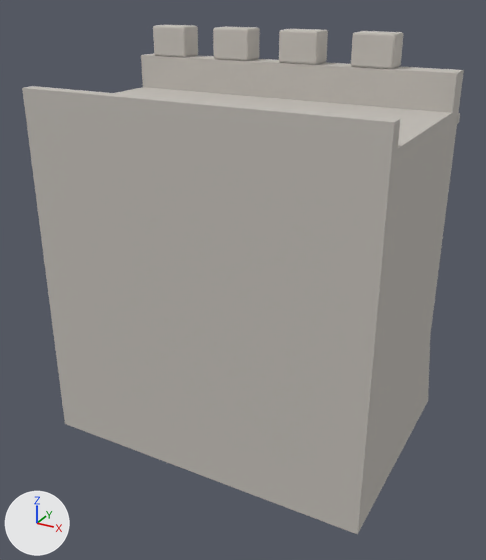
One commit to the glTF model assets/models/castle/wall_segment.glb: the scene before it, then after it.
Before and after are seen from a 50 mm lens placed at (8.85, -16.18, 13.09), pointed at (-0.05, 0.0, 5.0). The lights are fixed; the arrows at lower left show +X, +Y and +Z. The older version comes first. Vertices at exactly the same position are counted once.

The scene before the commit, as lines of its bpy script (objects in view):
```python
me_wallbody = bpy.data.meshes.new('WallBody')
me_wallbody.from_pydata(...)  # 802 vertices, 1544 faces; spans x -5.0..5.0, y -3.0..4.0, z 0.0..11.9
me_wallbody.materials.append(mat_stone)  # light grey #c4bfb8
ob_wall_segment = bpy.data.objects.new('wall_segment', me_wallbody)
ob_wall_segment.location = (0.0, 0.0, 0.0)
```
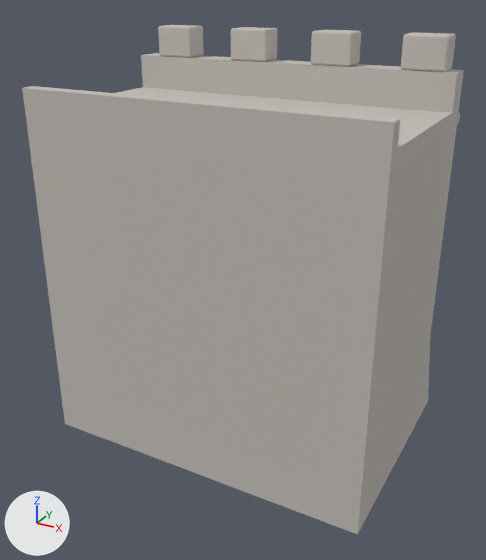
Diff of the bpy script that builds the scene:
```diff
--- a/assets/models/castle/wall_segment.glb.py
+++ b/assets/models/castle/wall_segment.glb.py
@@ me_wallbody @@
 me_wallbody.from_pydata(...)  # 802 vertices, 1544 faces; spans x -5.0..5.0, y -3.0..4.0, z 0.0..11.9
 # used by ob_wall_segment; location = (0.0, 0.0, 0.0)
+# me_wallbody part 1: the loose piece of 56 vertices spanning x -4.5..-3.3, y 2.19..3.01, z 11.0..11.9 is moved by (0.2, 0.0, 0.0)
+# me_wallbody part 2: the loose piece of 56 vertices spanning x -2.3..-1.1, y 2.2..3.0, z 11.0..11.9 is moved by (0.6, 0.0, 0.0)
+# me_wallbody part 3: the loose piece of 56 vertices spanning x -0.1..1.1, y 2.2..3.0, z 11.0..11.9 is moved by (1.0, 0.0, 0.0)
+# me_wallbody part 4: the loose piece of 56 vertices spanning x 2.1..3.3, y 2.2..3.0, z 11.0..11.9 is moved by (1.4, 0.0, 0.0)
 me_wallbody.materials.append(mat_stone)
```

Where the change shows, as pixel boxes [x1, y1, x2, y2] in the pictures (486 x 560 px; the box of a moved part takes in the faces that stretch with it):
part 1 of me_wallbody, moved or reshaped
    before: [153, 25, 198, 57]
    after: [158, 25, 204, 58]
part 2 of me_wallbody, moved or reshaped
    before: [213, 26, 260, 61]
    after: [231, 27, 278, 62]
part 3 of me_wallbody, moved or reshaped
    before: [279, 29, 328, 65]
    after: [311, 30, 361, 67]
part 4 of me_wallbody, moved or reshaped
    before: [351, 31, 403, 69]
    after: [401, 32, 456, 72]
